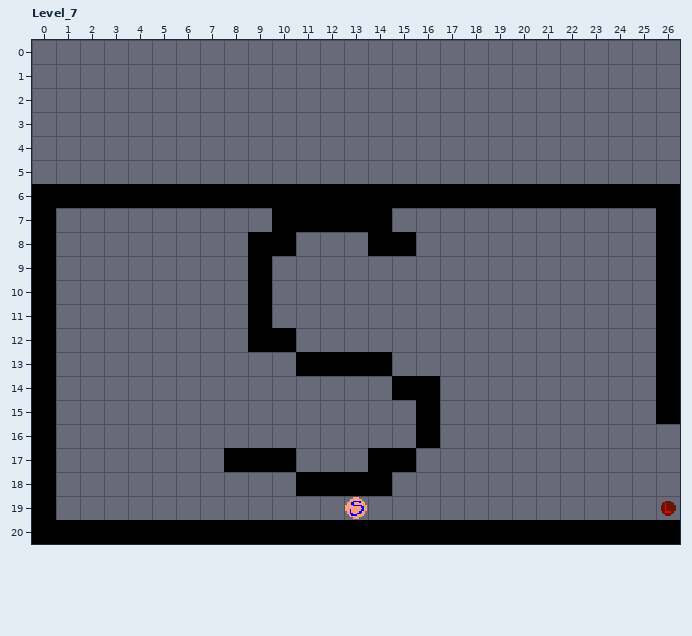
Two states of a LDtk project, Assets/Game/World/LDtk/Forest.ldtk. The picture above was drawn from the file before the commit.
Cells are 16x16 px. Shown: Level_7 x 0..26, y 0..20. The commit also changed other parts of the map, which this record leaves out. The old version is drawn lined up with the new one.
After the commit:
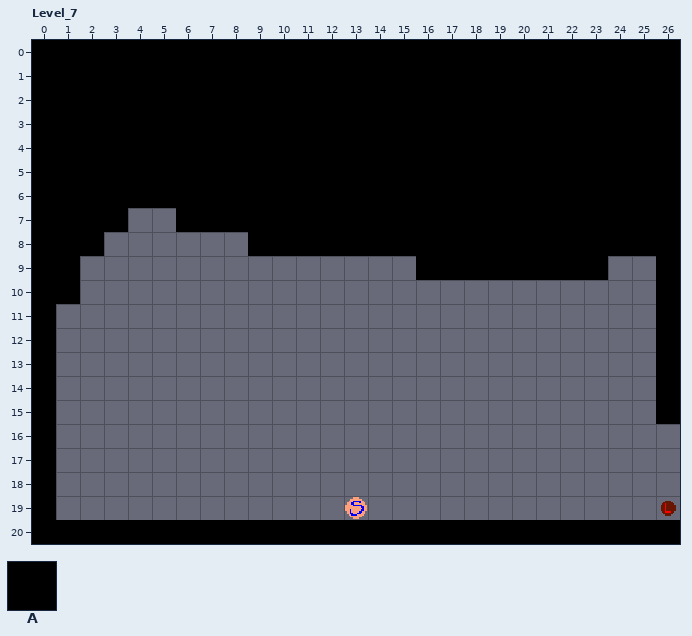
Key: from "Ground": A 0.
_ is an empty cell.
Change:
map size 27x15 -> 27x21 cells (old content now starts at 0,6; both pictures use the new coordinates)
Layer "Ground":
There is now tile A in rows 0 to 5 at x 0 to 26; in row 7 at x 1 to 3, 6 to 9 and 15 to 25; in row 8 at x 1 to 2, 11 to 13 and 16 to 25; in row 9 at x 1 and 16 to 23; in row 10 at x 1.
The edit erases tile A in rows 9 to 11 at x 9; in row 12 at x 9 to 10; in row 13 at x 11 to 14; in row 14 at x 15 to 16; in rows 15 to 16 at x 16; in row 17 at x 8 to 10 and 14 to 15.
The edit erases tile A in row 18 at x 11 to 14.
Changed places in both pictures, as pixel boxes (x1, y1, x2, y2):
added: (32, 40, 680, 184)
added: (56, 208, 128, 304)
changed: (176, 208, 656, 496)
